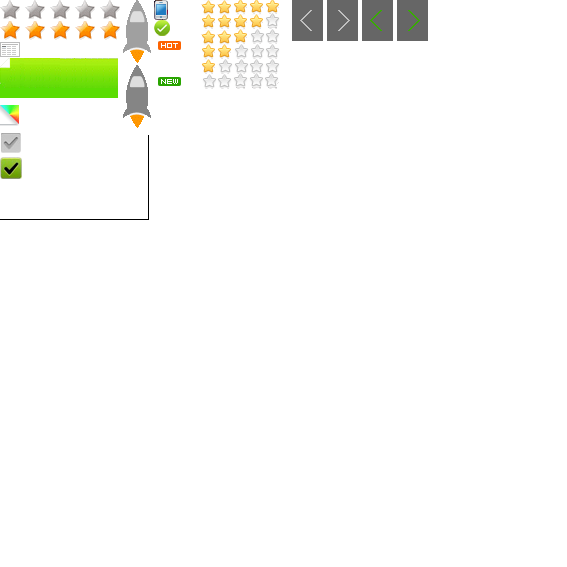
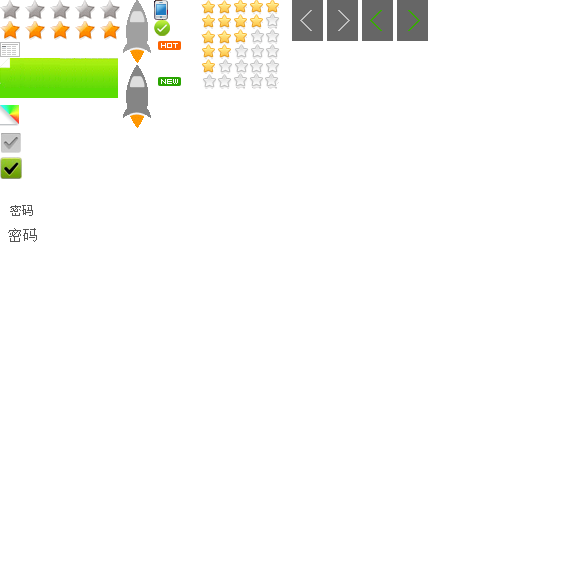
Comparing the layer stacks of the two 567 x 567 images. Changes:
added layer "图层 11" above "图层 10" over <box>2,205,40,220</box>
added layer "图层 10" above "password_placeholder" over <box>8,228,37,242</box>
added layer "password_placeholder" above "checkbox2" over <box>0,205,45,242</box>
painted on "checkbox2" over <box>0,135,149,220</box>
